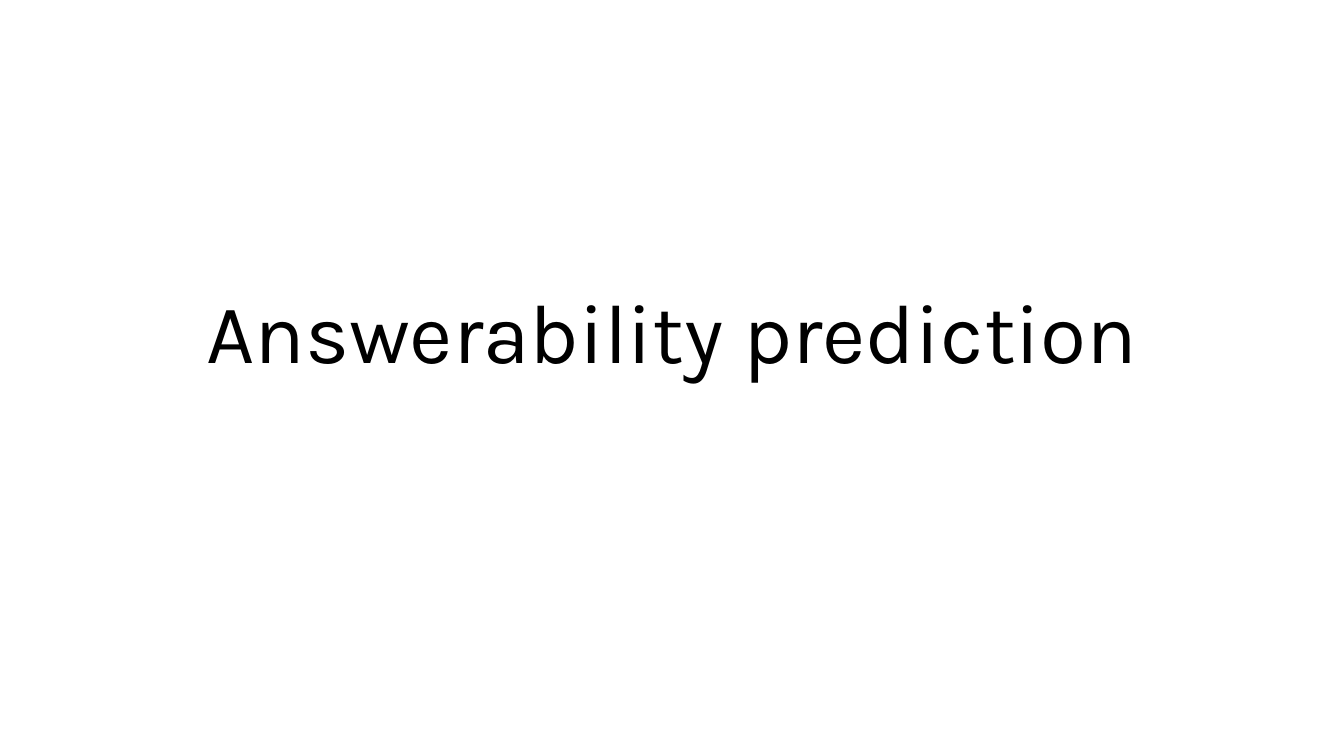
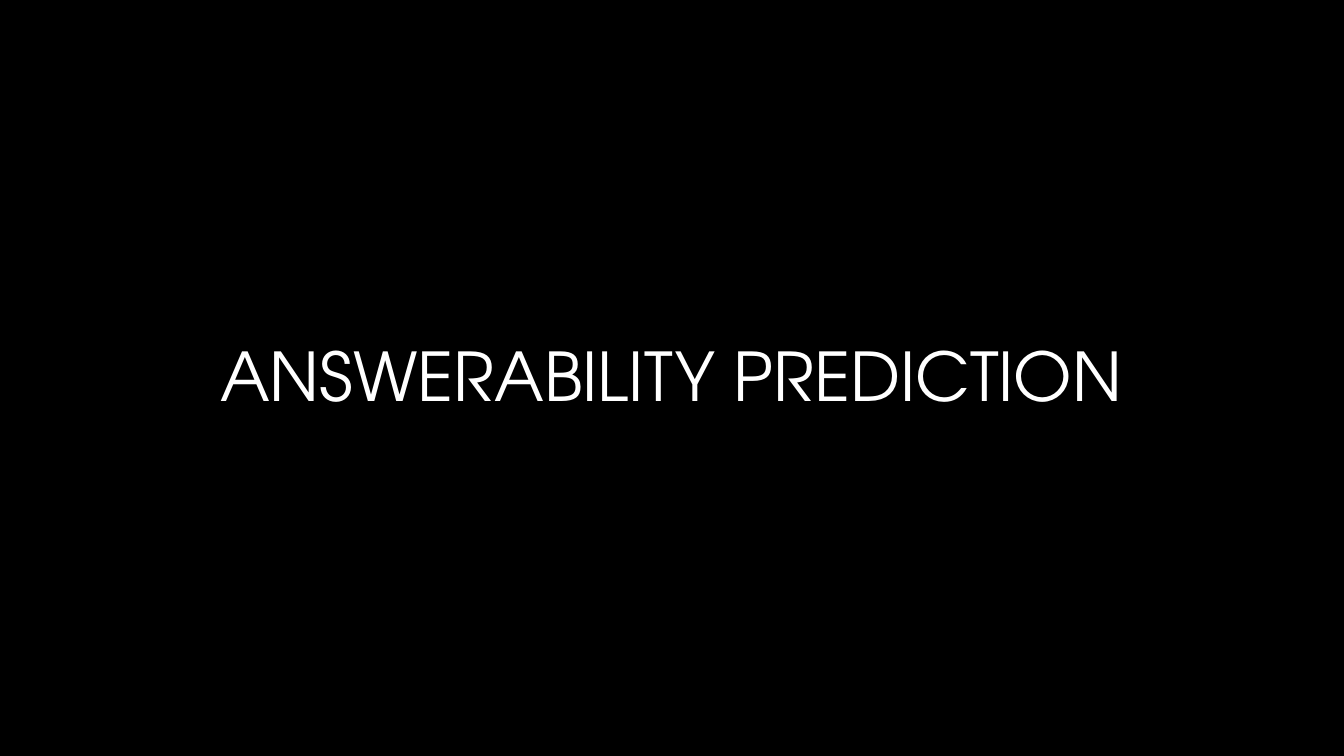
Before and after one commit to lanashmuz/machine_learning_exe1, a slide deck: slide 1 of exe2/presentation.pptx. Drawn at 1344x756 pixels with LibreOffice and Linux fonts; fonts in the diff are those of the drawing; background and template pictures are left out. Boxes give left, top, right and bottom in pixels: in the first picture for what was removed or moved away, otherwise in the second. Text is boxed around its words. In the diff, an @@ line names an element or a change of style, - is before the commit and + after.

```diff
--- a/exe2/presentation.pptx
+++ b/exe2/presentation.pptx
@@ background #FFFFFF to picture (left out) @@
@@ title at bbox=[220, 350, 1122, 402]: text changed; size 60 to 48 pt; font Karla to TeX Gyre Adventor; text colour #000000 to gradient #FFFFFF to #A6A6A6 @@
-Answerability prediction
+ANSWERABILITY PREDICTION
```
Also in this commit, not shown: 1 other slide changed, 1 slide added, 1 slide removed.
